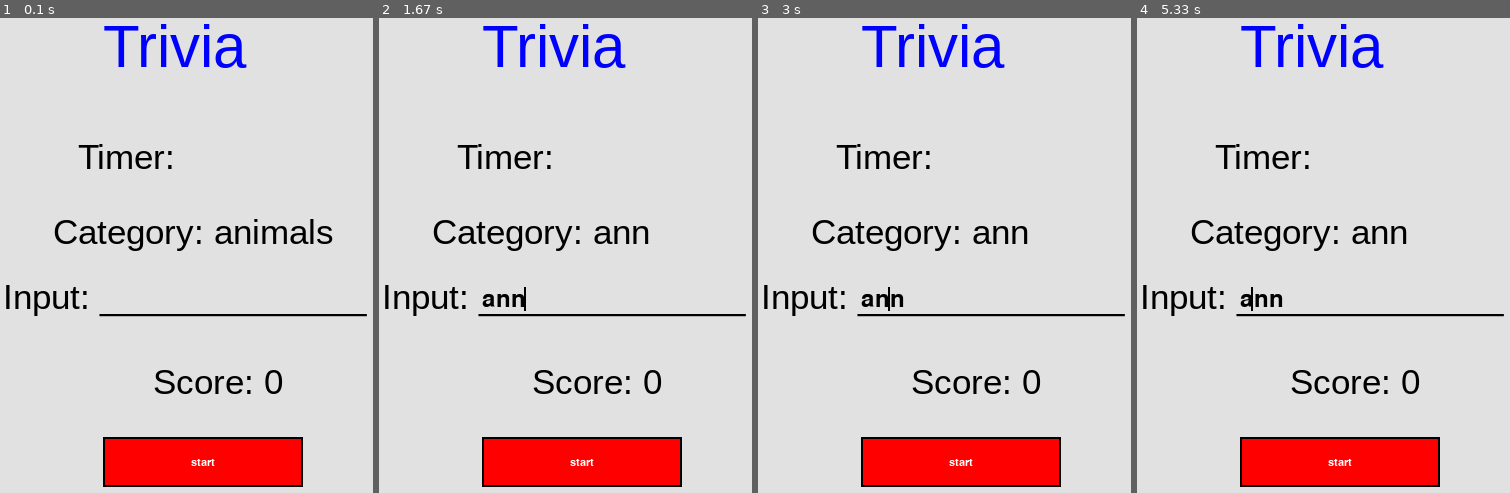
Above: before the commit, frames 1-4 (left to right).
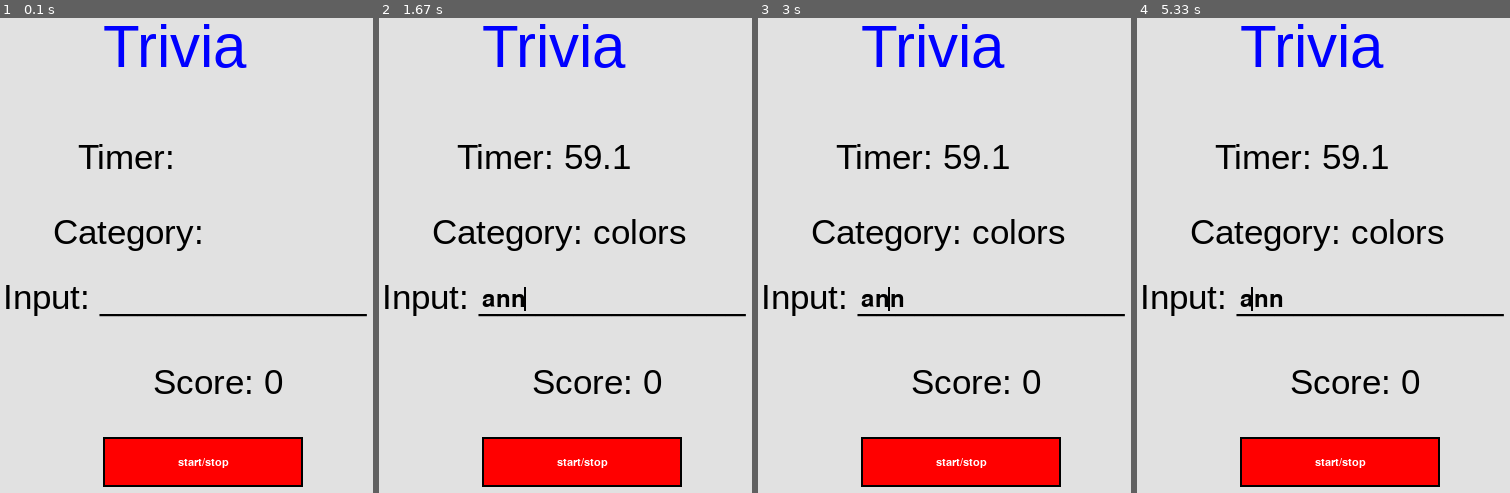
Above: after the commit, the same moments.

Repository: lin3247/trivial_pysuit
Game: pygame game, started from main.py
Two runs of this game, one before a commit and one after it. Both use one fixed random seed, a clock stepped at 60 frames per second and the inputs below.
Inputs (mouse positions are in pixels of both pictures, inside the frame that each line leads up to):
- Up to frame 1 (0.1 s): no input
- Up to frame 2 (1.67 s): click (580, 459) at 0.38 s, where only the run after the commit has a clickable "start/stop"; type "ann" at 0.67 s; tap Enter at 1 s; click (580, 459) at 1.27 s, where only the run after the commit has a clickable "start/stop"; press the mouse at (outside the picture) at 1.58 s
- Up to frame 3 (3 s): move the mouse to (1022, 478) at 1.68 s; release the mouse at (outside the picture) at 1.82 s; hold Right 1.88-2.35 s; hold Right 2.43-2.9 s; hold Left from 2.93 s (still down)
- Up to frame 4 (5.33 s): release Left at 3.47 s; hold Left 3.5-3.9 s; hold Right 3.93-4.57 s; hold Left 4.6-5.07 s; hold Right from 5.1 s (still down)

The runs differ from the first frame. In frame 1, 0.8% of the frame differs, in the area x 47-90%, y 42-95%; in frame 2, 1.0%, in the area x 47-83%, y 26-95%; in frame 3, 1.0%; in frame 4, 1.0%.

Commit message:
button working

Diff:
--- a/button.py
+++ b/button.py
@@ -55,6 +55,9 @@
         if self.rect.collidepoint(event.pos):
             self.clicked = True
             if not self.call_on_release:
+                in_game = not in_game
+                print("button pressed")
+
                 self.function()
 
     def on_release(self,event):
--- a/main.py
+++ b/main.py
@@ -2,6 +2,11 @@
 import pygame_textinput
 import pygame
 from button import Button
+
+import random
+
+
+
 
 pygame.init()
 
@@ -22,35 +27,120 @@
 title_font = pygame.font.SysFont("arial", 60)
 font = pygame.font.SysFont("arial", 35)
 
-curr_score = 0
-curr_category = "animals"
+
+
+curr_score = 0					#store game status variables
+curr_category = ""		#store current game category
+curr_category_index = 0
+curr_time = 0					#store current time remaining in game
+
+clock = pygame.time.Clock()
+start_time = pygame.time.get_ticks()
+
+categories = ["countries", "colors", "fruit", "animals"]
+category = font.render("Category: " + curr_category, True, BLACK)
+
+
+
+done = False
+in_game = False
+
+def update_game_status():
+    global in_game
+    global start_time
+    global button
+    global remaining_time
+    global category
+    global categories
+    global curr_category
+    global curr_category_index
+    global points
+
+    in_game = not in_game
+
+    if(in_game):
+        start_time = pygame.time.get_ticks()
+        temp_index = random.randint(0,len(categories)-1)
+        while(temp_index == curr_category_index):
+            temp_index = random.randint(0,len(categories)-1)
+        curr_category_index = temp_index
+        curr_category = categories[curr_category_index]
+        category = font.render("Category: " + curr_category, True, BLACK)
+        points = 0
+    else:
+        remaining_time = 0
+
+def get_word_value(word):
+
+    temp_val = 1
+
+
+    return temp_val
+
+
 
 title = title_font.render("Trivia", True, BLUE)
 timer = font.render("Timer: ", True, BLACK)
-category = font.render("Category: " + curr_category, True, BLACK)
+
 input_start = font.render("Input: ______________", True, BLACK)
 text_input = pygame_textinput.TextInput()
 score = font.render("Score: " + str(curr_score), True, BLACK)
-button = Button((200,450,200,50),RED, GREEN,text="start", **BUTTON_STYLE)
+button = Button((200,450,200,50),RED, update_game_status, text="start/stop", **BUTTON_STYLE)
 
 screen = pygame.display.set_mode((600, 600))
-clock = pygame.time.Clock()
-done = False
+
+
+
 
 while not done:
     screen.fill((225, 225, 225))
 
     events = pygame.event.get()
-    for event in events:
+    for event in events:				#check for exit conditions
         if event.type == pygame.QUIT:
             done = True
-            if event.type == pygame.KEYDOWN and event.key == pygame.K_ESCAPE:
-                done = True
+        if event.type == pygame.KEYDOWN and event.key == pygame.K_ESCAPE:
+            done = True
+        button.check_event(event)
+    if(done):
+        break
 
-    # Feed it with events every frame
+    if(in_game):
+        #display remaining_time
+        remaining_time = (59999 - (pygame.time.get_ticks() - start_time))
+        timer = font.render("Timer: " + str(remaining_time//1000) + "." + str((remaining_time%1000)//100), True, BLACK)
+
+        #check if close enough to 0 time left
+        if(abs(remaining_time - 100) < 0):
+            in_game = False
+
+
+    #Feed text_input with events every frame so it can grab user input.
+    #Also, only returns true only when user presses ENTER/RETURN key
     if text_input.update(events):
-        curr_category=text_input.get_text()
-        category = font.render("Category: " + curr_category, True, BLACK)
+    	if(in_game):
+            #get current word
+            word = text_input.get_text()
+
+            #get word value
+            value = get_word_value("sdfsf")
+
+            #update points
+            points = points + value
+
+            #set a new category
+            temp_index = random.randint(0,len(categories)-1)
+            while(temp_index == curr_category_index):
+                temp_index = random.randint(0,len(categories)-1)
+            curr_category_index = temp_index
+            curr_category = categories[curr_category_index]
+            category = font.render("Category: " + curr_category, True, BLACK)
+
+
+
+    button.update(screen)
+
+
     # Blit its surface onto the screen
     screen.blit(title,(200,25))
     screen.blit(timer,(175,150))
@@ -58,7 +148,7 @@
     screen.blit(input_start,(100,290))
     screen.blit(text_input.get_surface(), (200, 300))
     screen.blit(score,(250,375))
-    button.update(screen)
+
 
     pygame.display.update()
     #pygame.display.flip()
--- /dev/null
+++ b/test.py
@@ -0,0 +1,67 @@
+import os
+import sys
+import random
+import pygame as pg
+
+from button import Button
+
+
+os.environ["SDL_VIDEO_CENTERED"] = '1'
+pg.init()
+
+
+RED = (255,0,0)
+BLUE = (0,0,255)
+GREEN = (0,255,0)
+BLACK = (0,0,0)
+WHITE = (255,255,255)
+ORANGE = (255,180,0)
+
+
+#The button can be styled in a manner similar to CSS.
+BUTTON_STYLE = {"hover_color" : BLUE,
+                "clicked_color" : GREEN,
+                "clicked_font_color" : BLACK,
+                "hover_font_color" : ORANGE,
+                }
+
+
+def update_game_status():
+    print("changed button staus")
+
+class Control(object):
+    def __init__(self):
+        self.screen = pg.display.set_mode((500,500))
+        self.screen_rect = self.screen.get_rect()
+        self.clock = pg.time.Clock()
+        self.done = False
+        self.fps = 60.0
+        self.color = WHITE
+        message = "Change the screen color."
+        self.button = Button((0,0,200,50),RED, update_game_status,
+                             text=message, **BUTTON_STYLE)
+        self.button.rect.center = (self.screen_rect.centerx,100)
+
+    def change_color(self):
+        self.color = [random.randint(0,255) for _ in range(3)]
+
+    def event_loop(self):
+        for event in pg.event.get():
+            if event.type == pg.QUIT:
+                self.done = True
+            self.button.check_event(event)
+
+    def main_loop(self):
+        while not self.done:
+            self.event_loop()
+            self.screen.fill(self.color)
+            self.button.update(self.screen)
+            pg.display.update()
+            self.clock.tick(self.fps)
+
+
+if __name__ == "__main__":
+    run_it = Control()
+    run_it.main_loop()
+    pg.quit()
+sys.exit()
